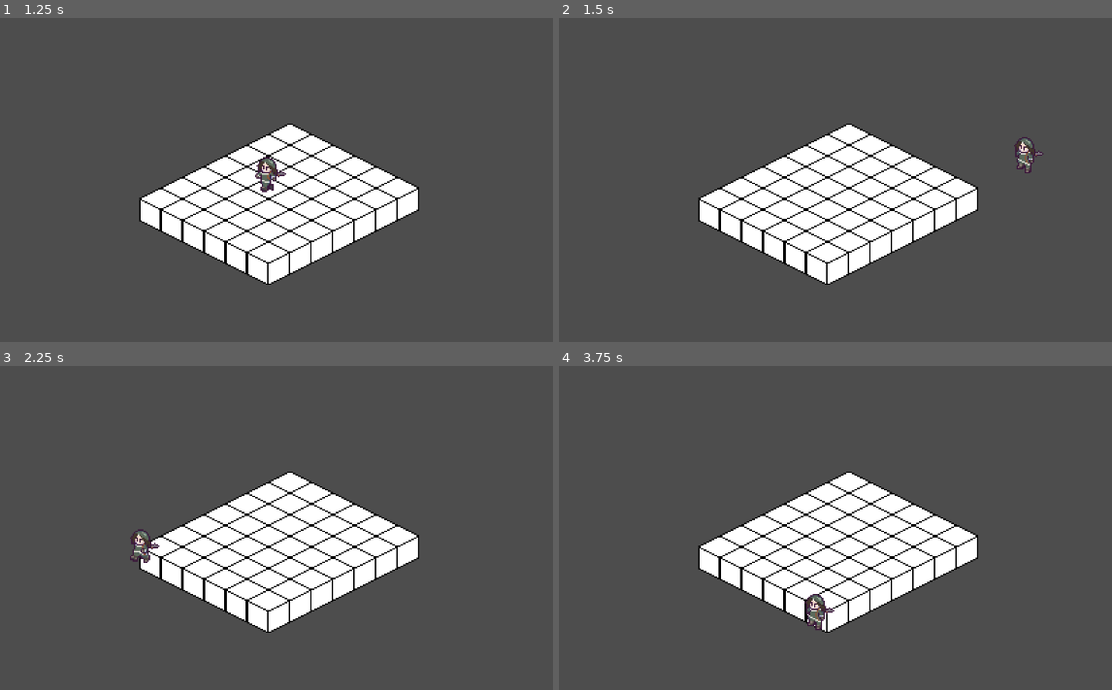
Above: before the commit, frames 1-4 (two rows, left to right).
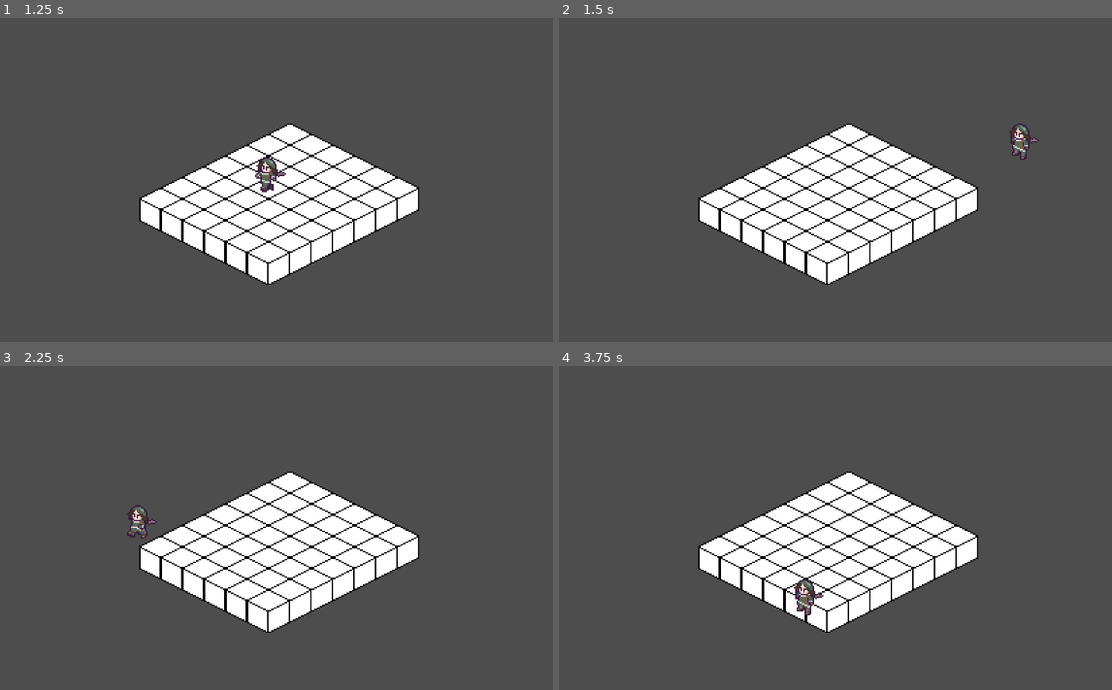
Above: after the commit, the same moments.

Repository: kiennguyenGH/TacticsPitch
Game: Godot game, scene res://main.tscn
Same seed, same stepped clock (60 frames per second), same inputs: the game is played once before the commit and once after it.
Inputs (mouse positions are in pixels of both pictures, inside the frame that each line leads up to):
- Up to frame 1 (1.25 s): click "Movement test" at 0.5 s
- Up to frame 2 (1.5 s): move the mouse to (1023, 154) at 1.27 s; click (1023, 154) at 1.35 s
- Up to frame 3 (2.25 s): tap Enter at 2 s; move the mouse to (138, 544) at 2.02 s; click (138, 544) at 2.1 s
- Up to frame 4 (3.75 s): tap Space at 2.75 s; move the mouse to (929, 427) at 2.77 s; click (929, 427) at 2.85 s; move the mouse to (813, 609) at 3.52 s; click (813, 609) at 3.6 s

Frame 1 is identical in both runs. In frame 2, 0.4% of the frame differs, in the area x 81-88%, y 32-48%; in frame 3, 0.5%; in frame 4, 0.6%, in the area x 42-50%, y 65-82%.

Commit message:
prototype grid movement

Diff:
--- a/unit.gd
+++ b/unit.gd
@@ -12,6 +12,8 @@
 			var mouse_pos = get_global_mouse_position()
 
 			var tile_mouse_pos = tile_map.local_to_map(mouse_pos)
+			var pos2 = tile_map.map_to_local(tile_mouse_pos)
 			print(mouse_pos)
 			print(tile_mouse_pos)
-			position = Vector2(mouse_pos.x, mouse_pos.y)
+			print(pos2)
+			position = Vector2(pos2.x, pos2.y-12)
